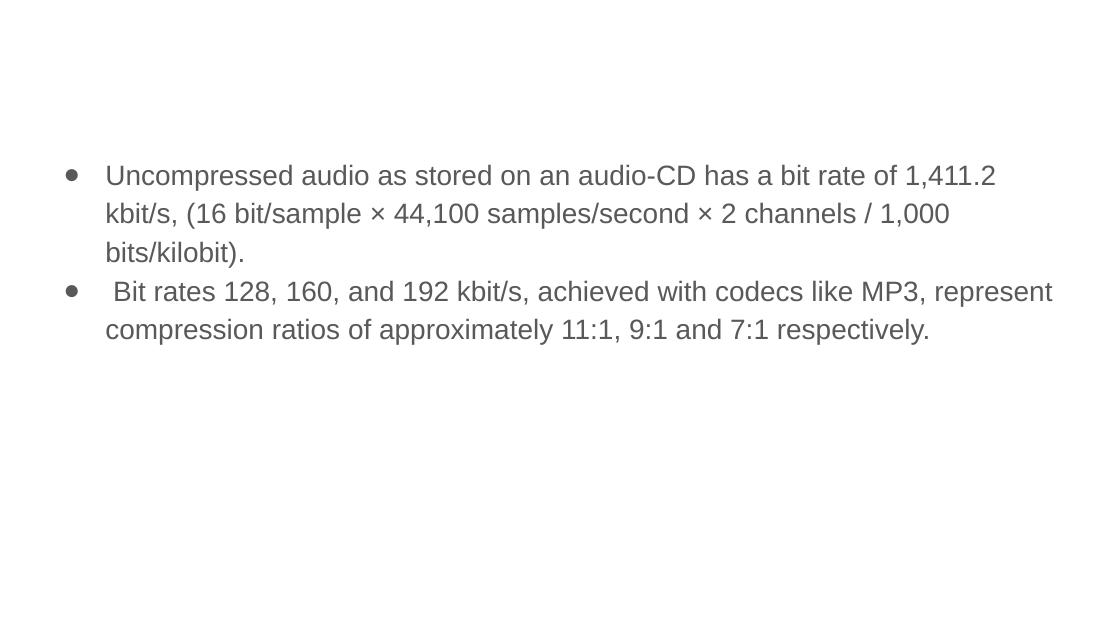
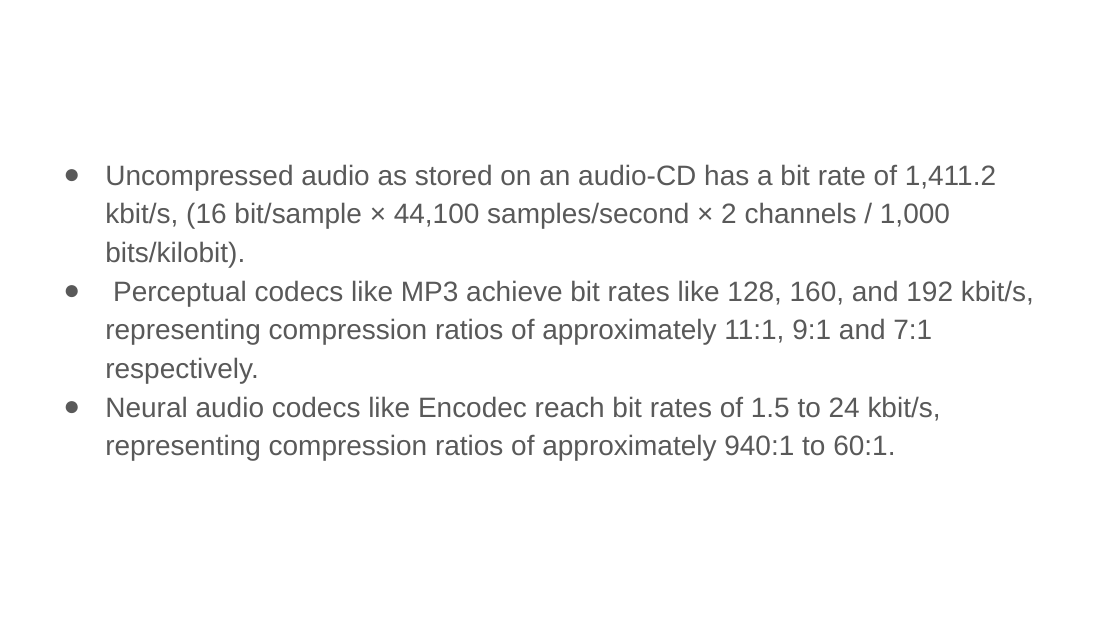
Before and after one commit to xserra/audio-coding-materials, a slide deck: slide 11 of lectures/1. Introduction to audio coding.pptx (slide 10 before the commit). Drawn at 1120x630 pixels with LibreOffice and Linux fonts; fonts in the diff are those of the drawing. Boxes give left, top, right and bottom in pixels: in the first picture for what was removed or moved away, otherwise in the second. Text is boxed around its words. In the diff, an @@ line names an element or a change of style, - is before the commit and + after.

```diff
--- a/lectures/1. Introduction to audio coding.pptx
+++ b/lectures/1. Introduction to audio coding.pptx
@@ text at box(105, 280, 1034, 460): text changed @@
-● Bit rates 128, 160, and 192 kbit/s, achieved with codecs like MP3, represent compression ratios of approximately 11:1, 9:1 and 7:1 respectively.
+● Perceptual codecs like MP3 achieve bit rates like 128, 160, and 192 kbit/s, representing compression ratios of approximately 11:1, 9:1 and 7:1 respectively.
+● Neural audio codecs like Encodec reach bit rates of 1.5 to 24 kbit/s, representing compression ratios of approximately 940:1 to 60:1.
```
Also in this commit, not shown: 2 other slides changed, 1 slide added.
